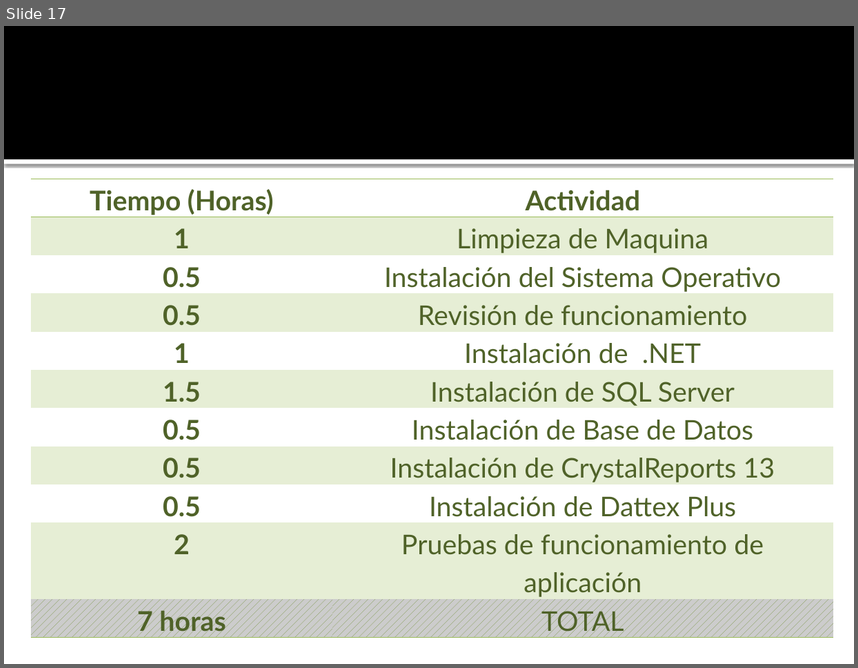
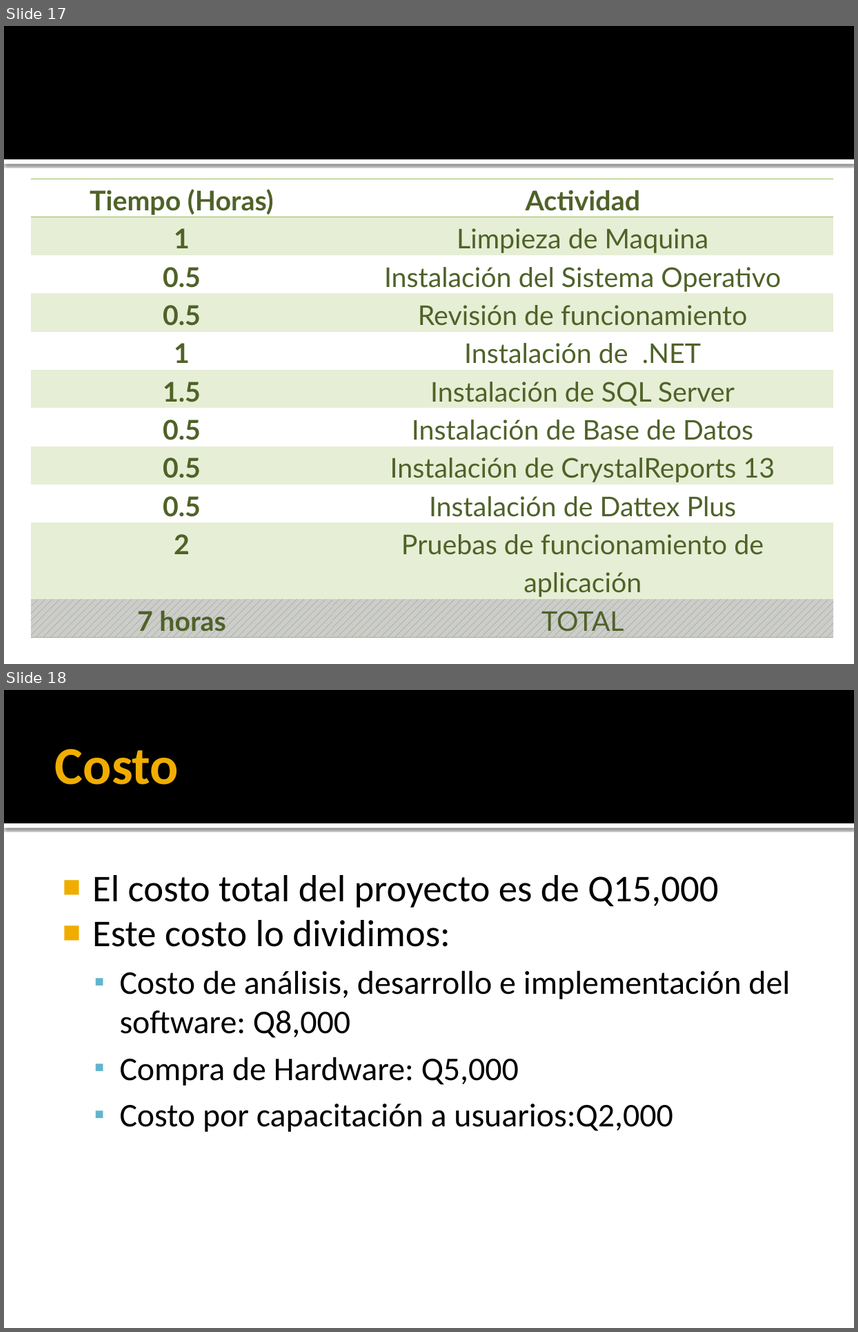
Before and after one commit to ludwingperezt/proyecto-ayd2-documentacion, a slide deck: Propuesta (Doc y Diap)/Dattex-Plus.pptx. Shown one above the other, each under a label of ours: slide 17 before the commit, slides 17 and 18 after it. The pictures are 858x668 and 858x1332 pixels, drawn with LibreOffice and Linux fonts; fonts in the diff are those of the drawing. Boxes give left, top, right and bottom in pixels: in the first picture for what was removed or moved away, otherwise in the second. Text is boxed around its words. In the diff, an @@ line names an element or a change of style, - is before the commit and + after.

Commit message:
costos presentacion

```diff
--- a/Propuesta (Doc y Diap)/Dattex-Plus.pptx
+++ b/Propuesta (Doc y Diap)/Dattex-Plus.pptx
@@ slide 18 added at <box>4,690,854,1328</box>, background #FFFFFF; not listed: 2 template elements that a slide beside it also shows @@
@@ title added at <box>55,749,179,785</box>, 45 pt, text #F0AD00, bold @@
+Costo
@@ text added at <box>92,875,790,1132</box>, 28 pt, text #000000 @@
+■ El costo total del proyecto es de Q15,000
+■ Este costo lo dividimos:
+  ▪ Costo de análisis, desarrollo e implementación del software: Q8,000
+  ▪ Compra de Hardware: Q5,000
+  ▪ Costo por capacitación a usuarios:Q2,000
```
Also in this commit, not shown: 1 slide removed.
